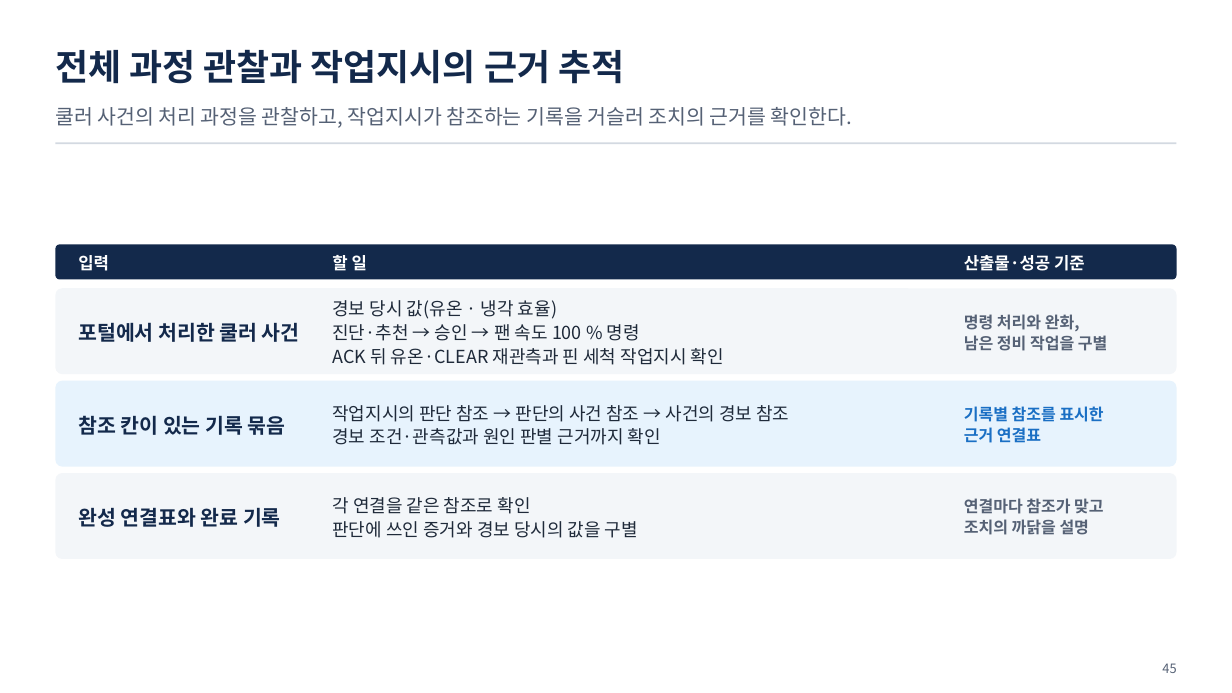
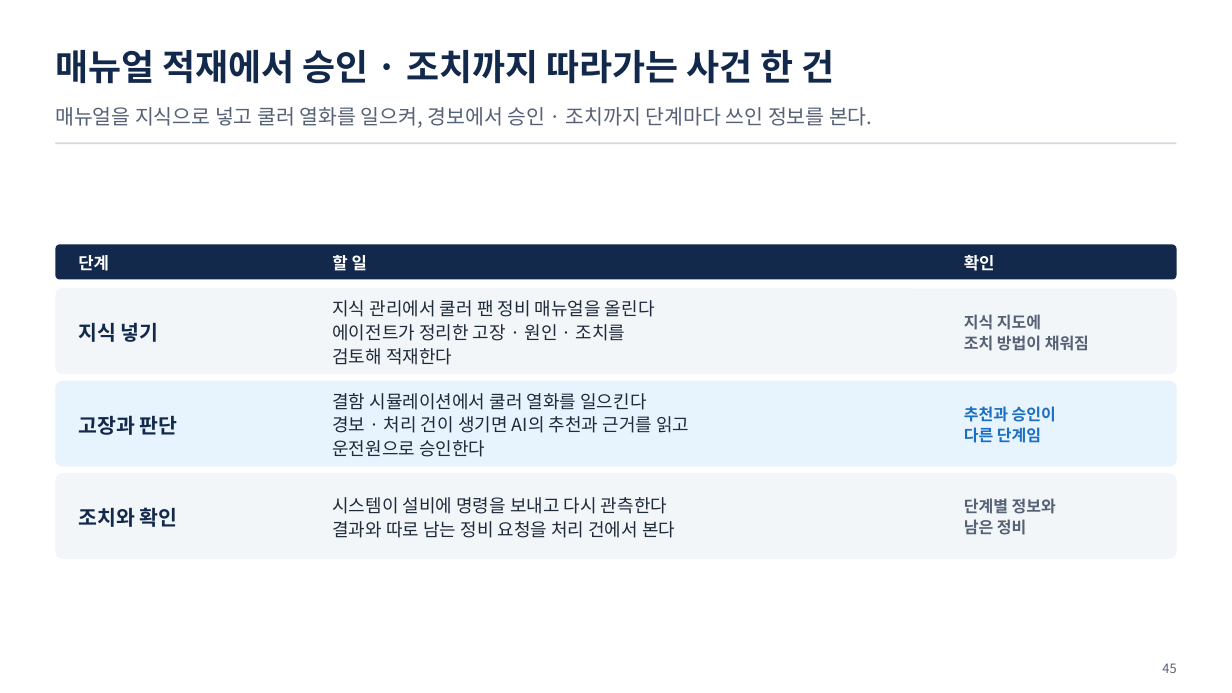
Before and after one commit to uengine-oss/hyd-iot-edu, a slide deck: slide 45 of 산출물/통합반/이론/01회차/통합반_01일차.pptx. Drawn at 1232x693 pixels with LibreOffice and Linux fonts; fonts in the diff are those of the drawing. Boxes give left, top, right and bottom in pixels: in the first picture for what was removed or moved away, otherwise in the second. Text is boxed around its words. In the diff, an @@ line names an element or a change of style, - is before the commit and + after.

```diff
--- a/산출물/통합반/이론/01회차/통합반_01일차.pptx
+++ b/산출물/통합반/이론/01회차/통합반_01일차.pptx
@@ text at <box>55,50,835,84</box>: text changed @@
-전체 과정 관찰과 작업지시의 근거 추적
+매뉴얼 적재에서 승인 · 조치까지 따라가는 사건 한 건
@@ text at <box>55,107,873,128</box>: text changed @@
-쿨러 사건의 처리 과정을 관찰하고, 작업지시가 참조하는 기록을 거슬러 조치의 근거를 확인한다.
+매뉴얼을 지식으로 넣고 쿨러 열화를 일으켜, 경보에서 승인 · 조치까지 단계마다 쓰인 정보를 본다.
@@ text at <box>78,255,109,271</box>: text changed @@
-입력
+단계
@@ text at <box>964,255,995,271</box>: text changed @@
-산출물·성공 기준
+확인
@@ text at <box>78,322,159,342</box>: text changed @@
-포털에서 처리한 쿨러 사건
+지식 넣기
@@ text at <box>332,300,655,365</box>: text changed @@
-경보 당시 값(유온 · 냉각 효율)
-진단·추천 → 승인 → 팬 속도 100 % 명령
-ACK 뒤 유온·CLEAR 재관측과 핀 세척 작업지시 확인
+지식 관리에서 쿨러 팬 정비 매뉴얼을 올린다
+에이전트가 정리한 고장 · 원인 · 조치를
+검토해 적재한다
@@ text at <box>964,314,1089,351</box>: text changed @@
-명령 처리와 완화,
-남은 정비 작업을 구별
+지식 지도에
+조치 방법이 채워짐
@@ text at <box>78,416,178,435</box>: text changed @@
-참조 칸이 있는 기록 묶음
+고장과 판단
@@ text at <box>332,393,689,457</box>: text changed @@
-작업지시의 판단 참조 → 판단의 사건 참조 → 사건의 경보 참조
-경보 조건·관측값과 원인 판별 근거까지 확인
+결함 시뮬레이션에서 쿨러 열화를 일으킨다
+경보 · 처리 건이 생기면 AI의 추천과 근거를 읽고
+운전원으로 승인한다
@@ text at <box>964,406,1056,443</box>: text changed @@
-기록별 참조를 표시한
-근거 연결표
+추천과 승인이
+다른 단계임
@@ text at <box>78,507,178,527</box>: text changed @@
-완성 연결표와 완료 기록
+조치와 확인
@@ text at <box>332,497,675,538</box>: text changed @@
-각 연결을 같은 참조로 확인
-판단에 쓰인 증거와 경보 당시의 값을 구별
+시스템이 설비에 명령을 보내고 다시 관측한다
+결과와 따로 남는 정비 요청을 처리 건에서 본다
@@ text at <box>964,498,1056,535</box>: text changed @@
-연결마다 참조가 맞고
-조치의 까닭을 설명
+단계별 정보와
+남은 정비
```
Also in this commit, not shown: 3 other slides changed, 1 slide added, 1 slide removed, 12 other files.
